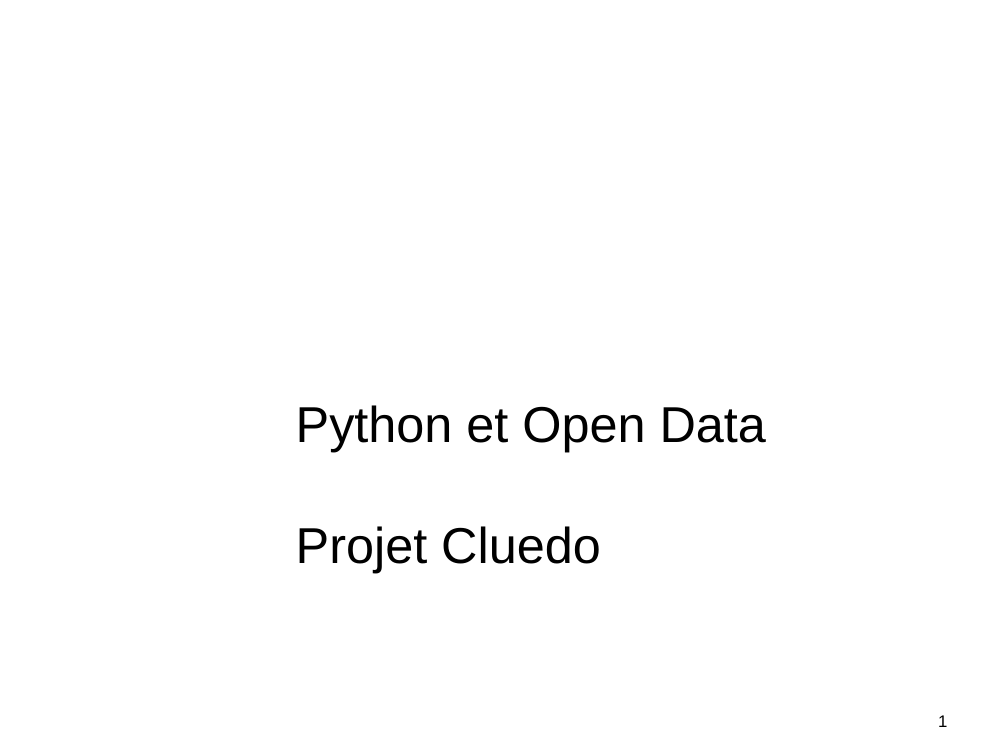
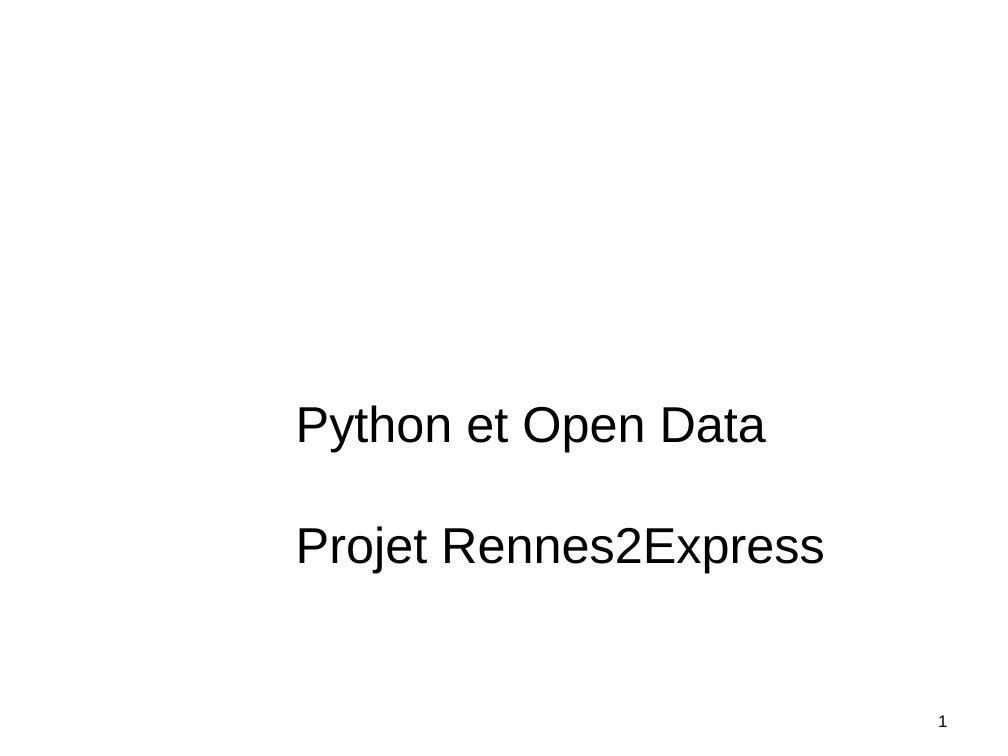
Before and after one commit to alemaitr/python_opendata_l2, a slide deck: slide 1 of pres_projet.pptx. Drawn at 1008x756 pixels with LibreOffice and Linux fonts; fonts in the diff are those of the drawing; background and template pictures are left out. Boxes give left, top, right and bottom in pixels: in the first picture for what was removed or moved away, otherwise in the second. Text is boxed around its words. In the diff, an @@ line names an element or a change of style, - is before the commit and + after.

Commit message:
Mise à jour présentation Rennes 2 Express

```diff
--- a/pres_projet.pptx
+++ b/pres_projet.pptx
@@ title at bbox=[296, 405, 825, 573]: text changed @@
-Python et Open Data
-Projet Cluedo
+Python et Open Data
+Projet Rennes2Express
```
Also in this commit, not shown: 3 other slides changed, 11 slides added, 7 slides removed, 2 other files.
